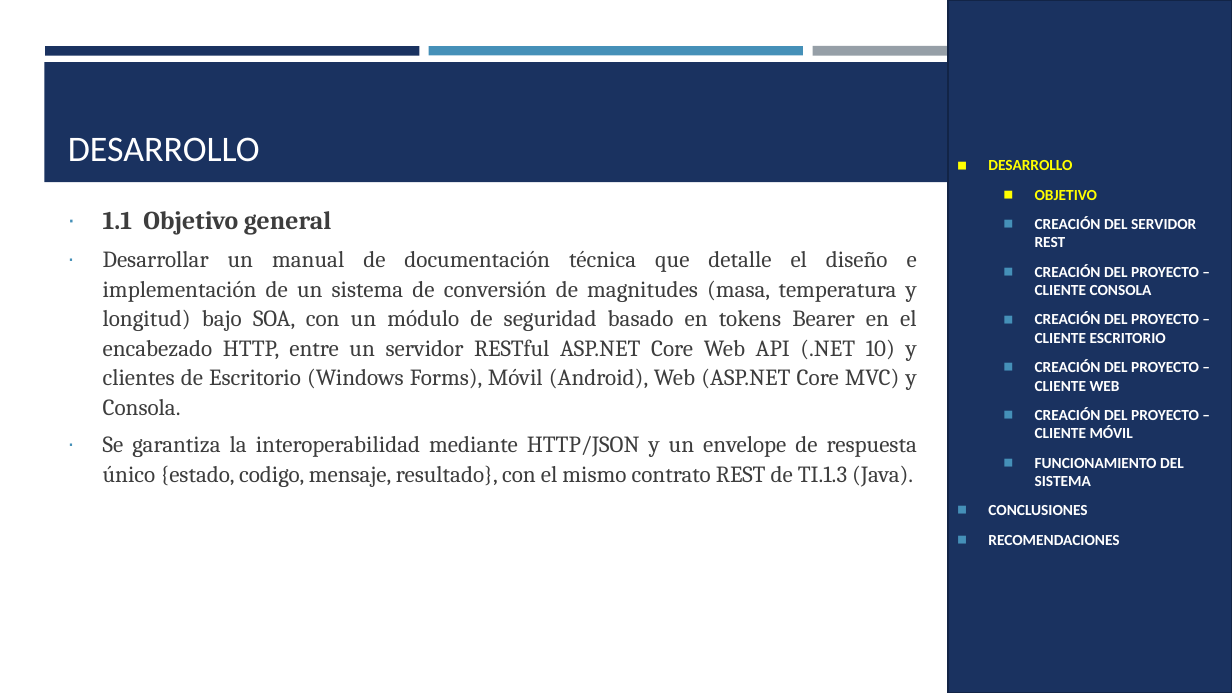
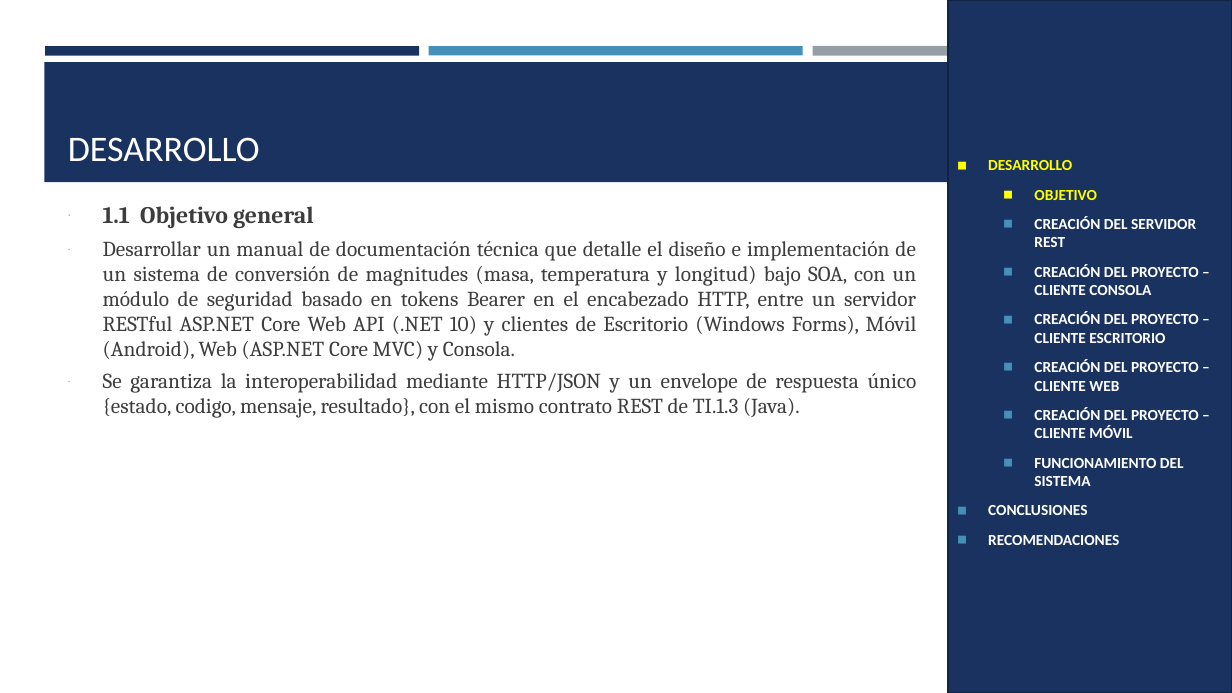
Before and after one commit to Juangranda3424/Arquitectura-Grupo8, a slide deck: slide 3 of Parcial 1/SINBBDD/TI.1.4. PAO202651_SOAP_RESTFUL_DONET_SINBDD_NRC36884_GR 8/05. DOCUMENTACION/PRESENTACION_TI_1_4__SOAP_RESTFUL_sin_BDD_en_DOTNET.pptx. Drawn at 1232x693 pixels with LibreOffice and Linux fonts; fonts in the diff are those of the drawing. Boxes give left, top, right and bottom in pixels: in the first picture for what was removed or moved away, otherwise in the second. Text is boxed around its words. In the diff, an @@ line names an element or a change of style, - is before the commit and + after.

Commit message:
docs(ti14): update the REST .NET manual and presentation

```diff
--- a/Parcial 1/SINBBDD/TI.1.4. PAO202651_SOAP_RESTFUL_DONET_SINBDD_NRC36884_GR 8/05. DOCUMENTACION/PRESENTACION_TI_1_4__SOAP_RESTFUL_sin_BDD_en_DOTNET.pptx
+++ b/Parcial 1/SINBBDD/TI.1.4. PAO202651_SOAP_RESTFUL_DONET_SINBDD_NRC36884_GR 8/05. DOCUMENTACION/PRESENTACION_TI_1_4__SOAP_RESTFUL_sin_BDD_en_DOTNET.pptx
@@ text "1.1 Objetivo general" at (x1=103, y1=206, x2=917, y2=418): size 20 to 18.5 pt in "1.1 Objetivo general"; size 18 to 16.6 pt; line spacing 1.07 to 0.97; more space between paragraphs @@
```
Also in this commit, not shown: 53 other slides changed, 15 slides removed, 1 other file.
